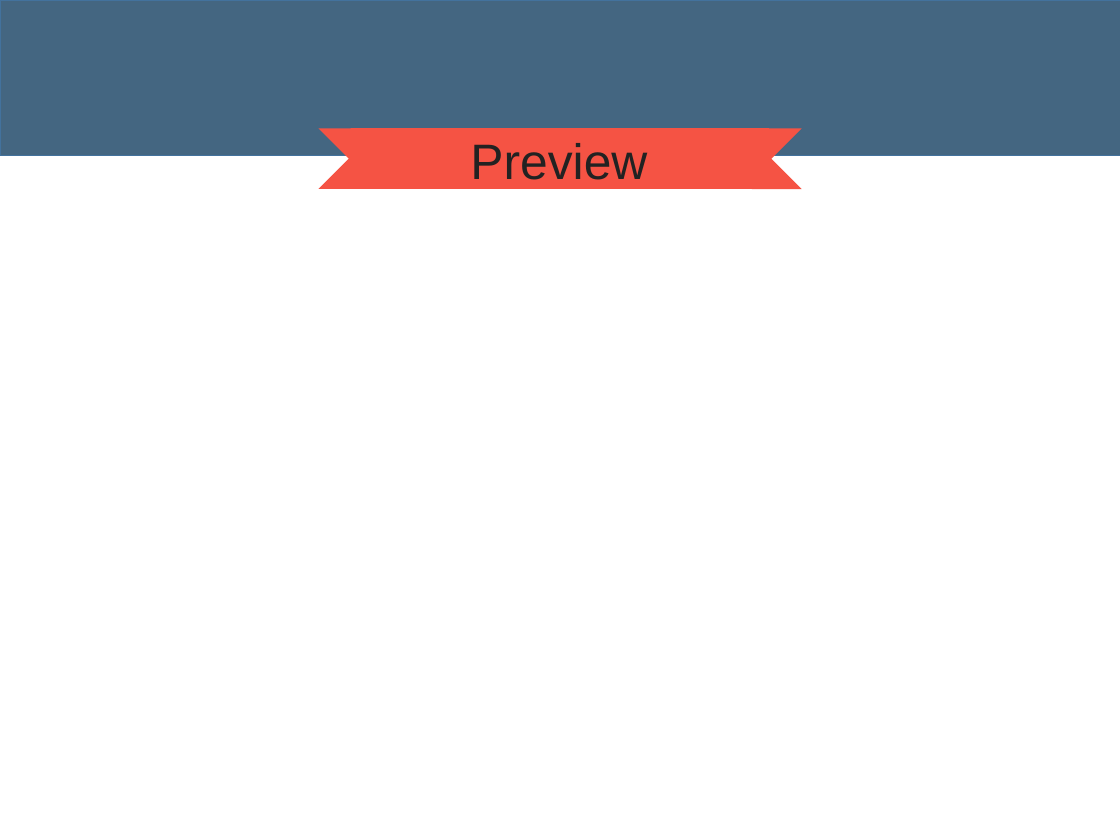
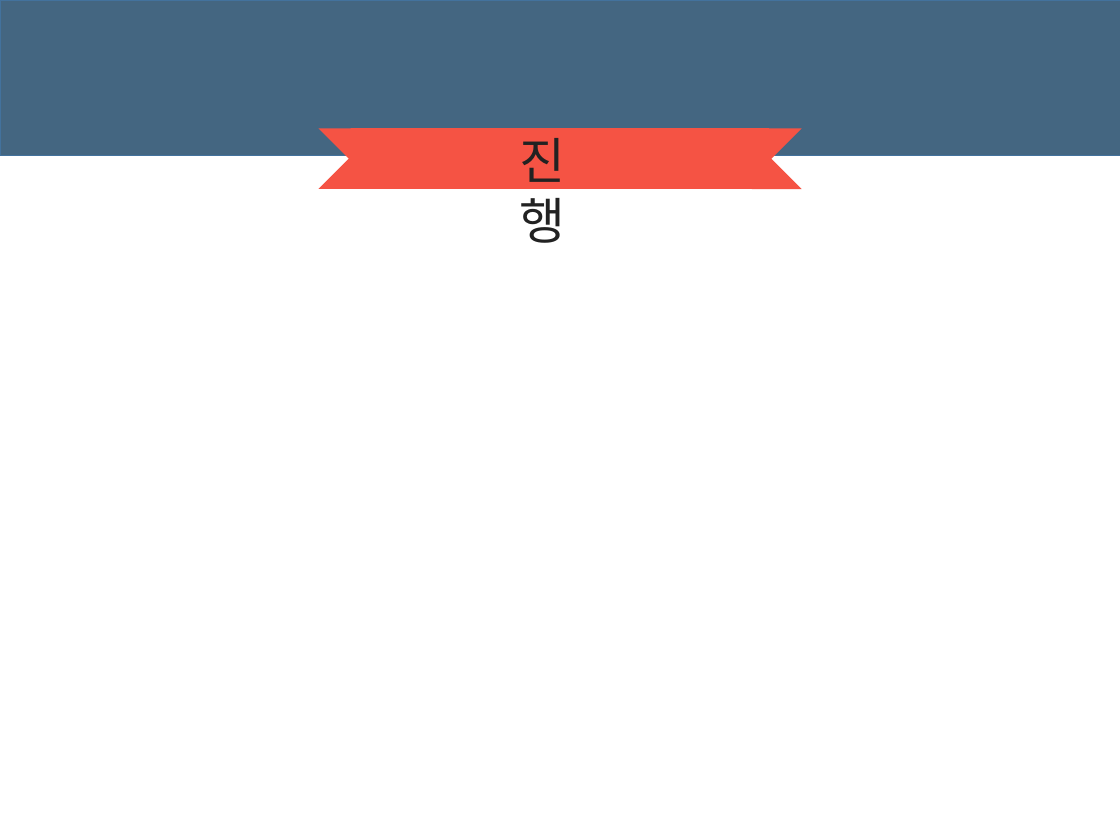
Before and after one commit to JeonHuiJae/FIX, a slide deck: slide 7 of FIX.pptx (slide 8 before the commit). Drawn at 1120x840 pixels with LibreOffice and Linux fonts; fonts in the diff are those of the drawing. Boxes give left, top, right and bottom in pixels: in the first picture for what was removed or moved away, otherwise in the second. Text is boxed around its words. In the diff, an @@ line names an element or a change of style, - is before the commit and + after.

```diff
--- a/FIX.pptx
+++ b/FIX.pptx
@@ text at (520,138,566,243): text changed; font Arial to Noto Sans CJK KR @@
-Preview
+진행
```
Also in this commit, not shown: 1 other slide changed, 7 slides added, 13 slides removed.
